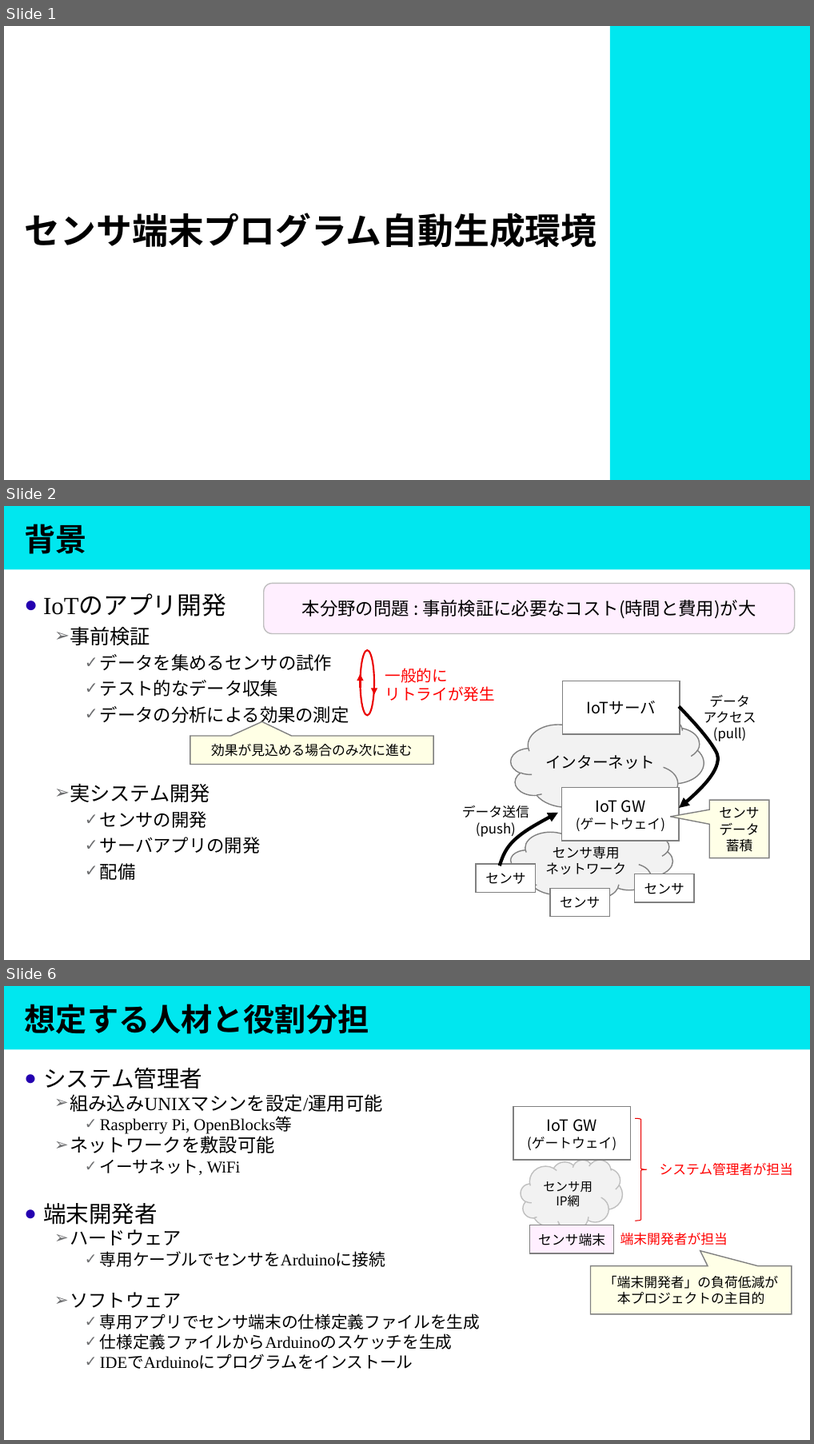
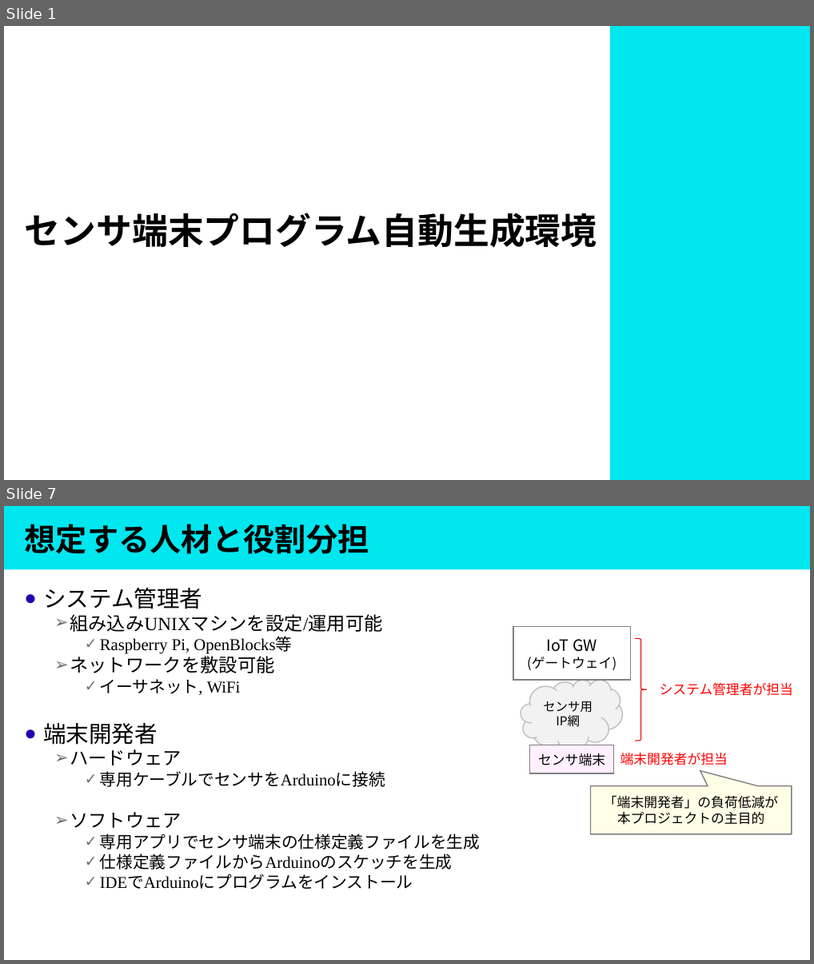
Before and after one commit to masaaki-noro/Gen_arduino_mqtt, a slide deck: Doc/Presentation/プロジェクト概要.pptx. Shown one above the other, each under a label of ours: slides 1, 2 and 6 before the commit, slides 1 and 7 after it; the slides between them are not shown. The pictures are 814x1444 and 814x964 pixels, drawn with LibreOffice and Linux fonts; fonts in the diff are those of the drawing. Boxes give left, top, right and bottom in pixels: in the first picture for what was removed or moved away, otherwise in the second. Text is boxed around its words. In the diff, an @@ line names an element or a change of style, - is before the commit and + after.

```diff
--- a/Doc/Presentation/プロジェクト概要.pptx
+++ b/Doc/Presentation/プロジェクト概要.pptx
@@ slide 2 removed at bbox=[4, 506, 810, 960], background #FFFFFF; not listed: 1 template element that a slide beside it also shows @@
@@ title removed at bbox=[25, 524, 87, 554] @@
-背景
@@ text removed at bbox=[43, 595, 350, 880] @@
-● IoTのアプリ開発
-  ➢ 事前検証
-    ✓ データを集めるセンサの試作
-    ✓ テスト的なデータ収集
-    ✓ データの分析による効果の測定
-  ➢ 実システム開発
-    ✓ センサの開発
-    ✓ サーバアプリの開発
-    ✓ 配備
@@ rounded rectangle removed at bbox=[264, 584, 795, 634] @@
-本分野の問題 : 事前検証に必要なコスト(時間と費用)が大
@@ ellipse removed at bbox=[361, 650, 374, 716] @@
@@ text removed at bbox=[386, 668, 495, 701] @@
-一般的に
-リトライが発生
@@ arrow removed from (361, 688) to (361, 674) @@
@@ arrow removed from (374, 681) to (374, 695) @@
@@ rectangle removed at bbox=[563, 681, 680, 734] @@
-IoTサーバ
@@ text removed at bbox=[704, 695, 757, 741] @@
-データ
-アクセス
-(pull)
@@ cloud removed at bbox=[511, 716, 704, 812] @@
-インターネット
@@ freeform shape removed at bbox=[679, 706, 718, 808] @@
@@ speech box removed at bbox=[190, 736, 434, 764] @@
-効果が見込める場合のみ次に進む
@@ rectangle removed at bbox=[562, 788, 679, 840] @@
-IoT GW
-(ゲートウェイ)
@@ text removed at bbox=[462, 805, 530, 837] @@
-データ送信
-(push)
@@ freeform shape removed at bbox=[500, 812, 559, 866] @@
@@ speech box removed at bbox=[710, 800, 770, 857] @@
-センサ
-データ
-蓄積
@@ cloud removed at bbox=[511, 825, 674, 899] @@
-センサ専用
-ネットワーク
@@ rectangle removed at bbox=[476, 864, 535, 892] @@
-センサ
@@ rectangle removed at bbox=[550, 888, 610, 916] @@
-センサ
@@ rectangle removed at bbox=[634, 874, 694, 902] @@
-センサ
@@ what was slide 6 is now slide 7 @@
```
Also in this commit, not shown: 4 slides changed, 5 slides added, 2 other slides removed, 47 other files.
